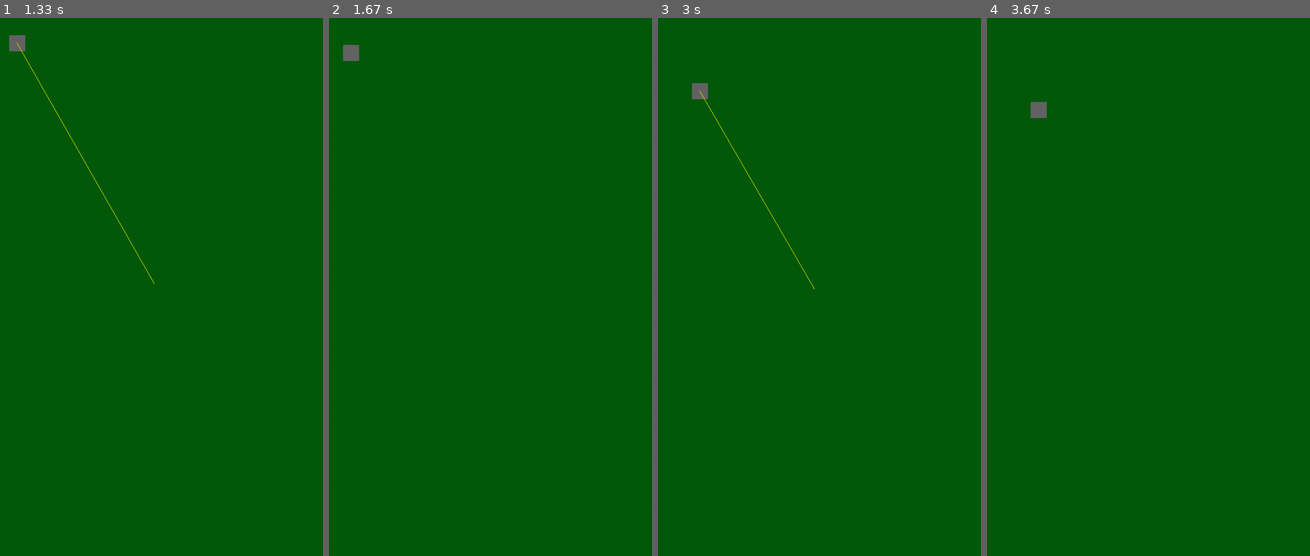
Above: before the commit, frames 1-4 (left to right).
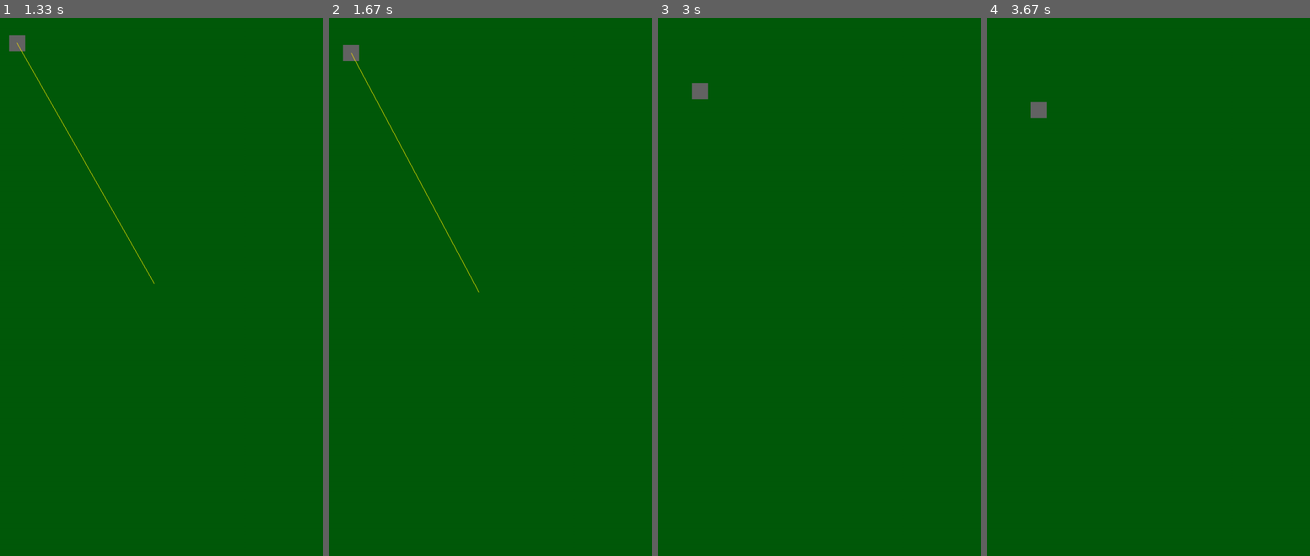
Above: after the commit, the same moments.

Repository: SNIPRS/mnb_halo
Game: pygame game, started from main.py
Same seed, same stepped clock (60 frames per second), same inputs: the game is played once before the commit and once after it.
Inputs (mouse positions are in pixels of both pictures, inside the frame that each line leads up to):
- Up to frame 1 (1.33 s): click (6, 23) at 0.38 s; click (161, 324) at 0.72 s
- Up to frame 2 (1.67 s): no input
- Up to frame 3 (3 s): no input
- Up to frame 4 (3.67 s): no input

Frame 1 is identical in both runs. In frame 2, 0.2% of the frame differs, in the area x 6-47%, y 6-51%; in frame 3, 0.1%; in frame 4, nothing differs.

Commit message:
spotting system

Diff:
--- a/G.py
+++ b/G.py
@@ -9,9 +9,12 @@
 PI = 3.14159265359
 
 BACKGROUND_COL = (0, 90, 10)
+WIDTH, HEIGHT = 600, 1000
 
-WIDTH, HEIGHT = 600, 1000
-CHARACTERS = pygame.sprite.Group() # Group of Character objects
+CHARS_ALL = pygame.sprite.Group() # Group of Character objects
+FACTIONS = 2
+CHARS_FACTIONS = [pygame.sprite.Group() for i in range(FACTIONS)]
+
 FIRING_EFFECTS = pygame.sprite.Group()
 
 WINDOW = pygame.display.set_mode((WIDTH, HEIGHT))
--- /dev/null
+++ b/mechanics/spotting.py
@@ -0,0 +1,27 @@
+import pygame
+import numpy as numpy
+from random import random
+from typing import Union
+
+import G
+from sprite.character import Character
+from utils import distance
+
+class SpottingSystem:
+    def __init__(self):
+        pass
+
+    def get_target(self, actor: Character) -> Union[None, Character]:
+        # Closest
+        dis = numpy.inf
+        res = None
+        for other in filter(lambda o: self._valid_target(actor, o), G.CHARS_ALL):
+            d = distance((actor.x, actor.y), (other.x, other.y))
+            if d < dis:
+                dis = d
+                res = other
+        return res
+
+    def _valid_target(self, actor: Character, other: Character) -> bool:
+        return (actor.faction != other.faction and random() < other.spotted_chance and
+            distance((actor.x, actor.y), (other.x, other.y)) <= actor.spotting_range)
--- a/sprite/character.py
+++ b/sprite/character.py
@@ -9,18 +9,24 @@
 class Character(pygame.sprite.Sprite):
     def __init__(self, colour, width: float, height: float):
         super().__init__()
+
+        # Body
         self.image = pygame.Surface([width, height])
         self.image.fill(colour)
         self.rect = self.image.get_rect()
+        self.x, self.y = self.rect.x, self.rect.y
+        self.dstx, self.dsty = self.rect.x, self.rect.y
+        self.hitbox_radius = (self.rect.width + self.rect.height)/4
         self.selected = False
 
-        self.x, self.y = self.rect.x, self.rect.y
-        self.dstx, self.dsty = self.rect.x, self.rect.y
+        # Usage
         self.speed = 1
+        self.health = 100
+        self.weapon = Weapon()
+        self.spotting_range = 600
+        self.spotted_chance = 1
+        self.faction = 0
 
-        self.health = 100
-        self.hitbox_radius = (self.rect.width + self.rect.height)/4
-        self.weapon = Weapon()
 
     def frame(self):
         for event in G.EVENTS:
--- a/sprite/firing_effect.py
+++ b/sprite/firing_effect.py
@@ -28,6 +28,6 @@
         self.done = True
 
     def damage(self):
-        for c in G.CHARACTERS:
+        for c in G.CHARS_ALL:
             if 'hit' in c.__dict__:
                 c.hit(self.end[0], self.end[1], self.dmg)
--- a/utils.py
+++ b/utils.py
@@ -13,3 +13,6 @@
 def displacement(start: Tuple[float, float], end: Tuple[float, float]) -> Tuple[float, float, float]:
     mag = np.sqrt((start[0] - end[0])**2 + (start[1] - end[1])**2)
     return mag, (end[0] - start[0])/(mag+0.000001), (end[1] - start[1])/(mag+0.000001)
+
+def distance(start: Tuple[float, float], end: Tuple[float, float]) -> float:
+    return np.sqrt((start[0] - end[0])**2 + (start[1] - end[1])**2)
--- a/weapons/weapon.py
+++ b/weapons/weapon.py
@@ -19,8 +19,8 @@
         self.error = 3 # Error angle in degrees
         self.aim_time = 1 # Seconds, takes this long to aim before firing
         self.reload_time = (5, 7) # Seconds: min, max
-        self.burst_range = (5, 20) # min, max
-        self.subburst_probability = 0.1
+        self.burst_range = (4, 16) # min, max
+        self.subburst_probability = 0.0
         self.subburst_delay = (0.2, 2) # Seconds: min, max
         self.spread_heat = 1 # Spread increase per shot
 
